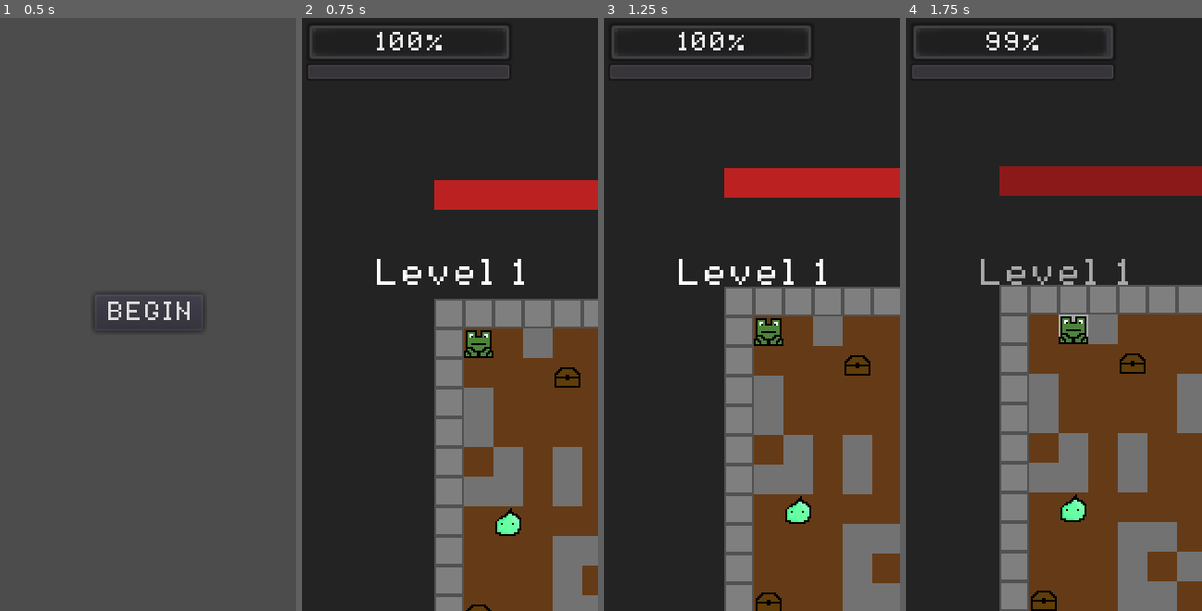
Above: before the commit, frames 1-4 (left to right).
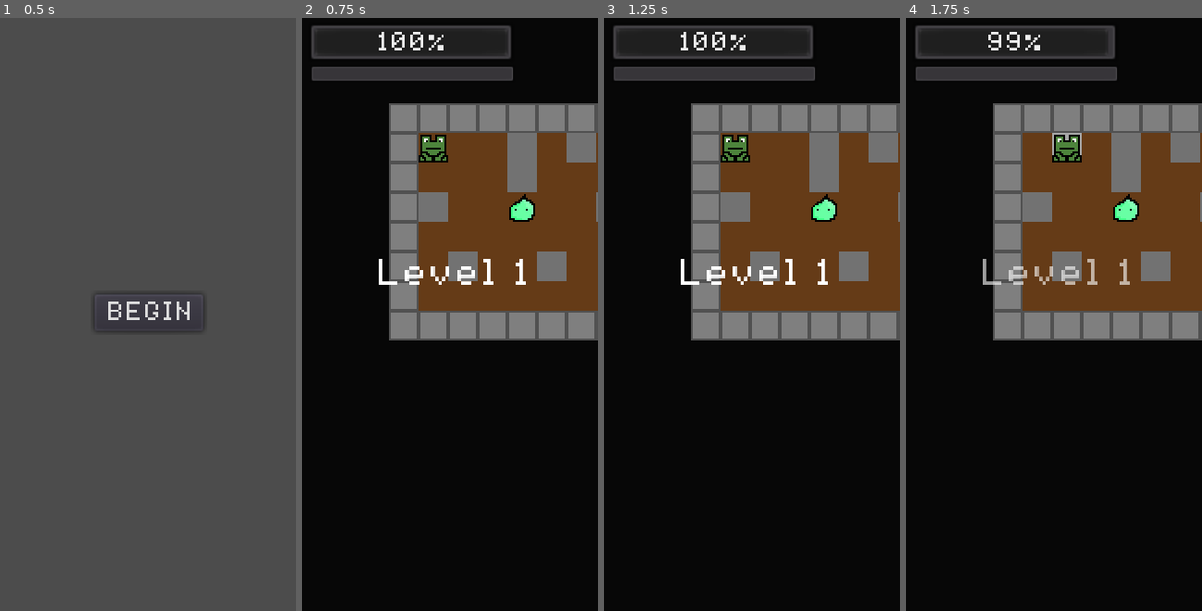
Above: after the commit, the same moments.

Repository: Nore5515/UnderRPG
Game: Godot game, scene res://TitleScene.tscn
Same seed, same stepped clock (60 frames per second), same inputs: the game is played once before the commit and once after it.
Inputs:
- Up to frame 1 (0.5 s): no input
- Up to frame 2 (0.75 s): click "BEGIN" at 0.5 s
- Up to frame 3 (1.25 s): no input
- Up to frame 4 (1.75 s): hold D (right) from 1.28 s (still down); hold Z (select) from 1.28 s (still down)

Frame 1 is identical in both runs. In frame 2, 92% of the frame differs, in the area x 0-100%, y 0-100%; in frame 3, 92%; in frame 4, 92%.

Commit message:
Scalable Map Size
Also camera limits for smoother camera controls but whateves

Diff:
--- a/Camera2D.gd
+++ b/Camera2D.gd
@@ -2,9 +2,9 @@
 
 
 onready var player = self.get_parent().get_node("Player")
-onready var ui = self.get_node("UI")
-onready var inv = self.get_node("UI").get_node("Inv")
-onready var selector = self.get_node("UI").get_node("Inv").get_node("Selector")
+onready var ui = self.get_parent().get_node("CanvasLayer").get_node("UI")
+onready var inv = ui.get_node("Inv")
+onready var selector = ui.get_node("Inv").get_node("Selector")
 const followSpeed = 4.0
 
 var selecting = false
@@ -19,10 +19,15 @@
 
 
 
+func updateLimits(newLimits: Vector2) -> void:
+	self.limit_right = newLimits.x
+	self.limit_bottom = newLimits.y
+
+
 # RUNS PRE ON-READY
 func levelTextStart(levelText) -> void:
-	self.get_node("UI").get_node("LevelText").text = levelText
-	self.get_node("UI").get_node("LevelText").get_node("LevelTextFadeoutTimer").start()
+	self.get_parent().get_node("CanvasLayer").get_node("UI").get_node("LevelText").text = levelText
+	self.get_parent().get_node("CanvasLayer").get_node("UI").get_node("LevelText").get_node("LevelTextFadeoutTimer").start()
 
 
 func moveSelect(dir: Vector2):
--- a/Main.tscn
+++ b/Main.tscn
@@ -10,6 +10,8 @@
 [node name="Main" type="Node2D"]
 
 [node name="TileManager" parent="." instance=ExtResource( 1 )]
+mapXRange = Vector2( 12, 20 )
+mapYRange = Vector2( 6, 12 )
 
 [node name="Player" parent="." instance=ExtResource( 2 )]
 position = Vector2( 16, 16 )
@@ -19,26 +21,29 @@
 "camera",
 ]]
 current = true
+limit_left = -47
+limit_top = -46
+limit_right = 362
+limit_bottom = 349
+editor_draw_limits = true
 script = ExtResource( 4 )
 
-[node name="UI" type="Control" parent="FollowCamera"]
-margin_left = -77.8119
-margin_top = -158.326
-margin_right = 78.0
-margin_bottom = 158.0
+[node name="CanvasLayer" type="CanvasLayer" parent="."]
+
+[node name="UI" type="Control" parent="CanvasLayer"]
+margin_left = 2.75355
+margin_top = 1.78177
+margin_right = 158.565
+margin_bottom = 318.108
 __meta__ = {
 "_edit_use_anchors_": false
 }
 
-[node name="HP" type="Label" parent="FollowCamera/UI"]
-visible = false
-margin_right = 40.0
-margin_bottom = 14.0
-custom_fonts/font = ExtResource( 5 )
-text = "Hello There!"
-
-[node name="DigBar" type="ProgressBar" parent="FollowCamera/UI"]
-margin_right = 112.025
+[node name="DigBar" type="ProgressBar" parent="CanvasLayer/UI"]
+anchor_left = 0.5
+anchor_right = 0.5
+margin_left = -78.2764
+margin_right = 33.7486
 margin_bottom = 22.1182
 custom_fonts/font = ExtResource( 5 )
 value = 50.0
@@ -46,10 +51,13 @@
 "_edit_use_anchors_": false
 }
 
-[node name="XPBar" type="ProgressBar" parent="FollowCamera/UI"]
-margin_top = 22.1182
-margin_right = 112.025
-margin_bottom = 32.0
+[node name="XPBar" type="ProgressBar" parent="CanvasLayer/UI"]
+anchor_left = 0.5
+anchor_right = 0.5
+margin_left = -77.1443
+margin_top = 23.0186
+margin_right = 34.8807
+margin_bottom = 32.9004
 rect_scale = Vector2( 0.993756, 1.02929 )
 custom_fonts/font = ExtResource( 5 )
 step = 1.0
@@ -59,7 +67,7 @@
 "_edit_use_anchors_": false
 }
 
-[node name="Inv" type="Panel" parent="FollowCamera/UI"]
+[node name="Inv" type="Panel" parent="CanvasLayer/UI"]
 visible = false
 anchor_left = 0.5
 anchor_top = 0.5
@@ -73,7 +81,7 @@
 "_edit_use_anchors_": false
 }
 
-[node name="HPPotions" type="Label" parent="FollowCamera/UI/Inv"]
+[node name="HPPotions" type="Label" parent="CanvasLayer/UI/Inv"]
 margin_left = 1.13916
 margin_top = 1.99354
 margin_right = 35.1392
@@ -85,12 +93,12 @@
 "_edit_use_anchors_": false
 }
 
-[node name="HealthPotion" type="Sprite" parent="FollowCamera/UI/Inv/HPPotions"]
+[node name="HealthPotion" type="Sprite" parent="CanvasLayer/UI/Inv/HPPotions"]
 position = Vector2( 15.6929, 5.30251 )
 scale = Vector2( 0.598236, 0.653727 )
 texture = ExtResource( 7 )
 
-[node name="HPPotions2" type="Label" parent="FollowCamera/UI/Inv"]
+[node name="HPPotions2" type="Label" parent="CanvasLayer/UI/Inv"]
 visible = false
 margin_left = 1.13916
 margin_top = 20.9224
@@ -103,18 +111,18 @@
 "_edit_use_anchors_": false
 }
 
-[node name="HealthPotion" type="Sprite" parent="FollowCamera/UI/Inv/HPPotions2"]
+[node name="HealthPotion" type="Sprite" parent="CanvasLayer/UI/Inv/HPPotions2"]
 visible = false
 modulate = Color( 0, 0.0156863, 1, 1 )
 position = Vector2( 15.6929, 5.30251 )
 scale = Vector2( 0.598236, 0.653727 )
 texture = ExtResource( 7 )
 
-[node name="Selector" type="Sprite" parent="FollowCamera/UI/Inv"]
+[node name="Selector" type="Sprite" parent="CanvasLayer/UI/Inv"]
 position = Vector2( -8.67667, 9.73781 )
 texture = ExtResource( 8 )
 
-[node name="LevelText" type="Label" parent="FollowCamera/UI"]
+[node name="LevelText" type="Label" parent="CanvasLayer/UI"]
 margin_right = 113.0
 margin_bottom = 193.0
 rect_scale = Vector2( 1.40503, 1.40503 )
@@ -128,13 +136,6 @@
 "_edit_use_anchors_": false
 }
 
-[node name="LevelTextFadeoutTimer" type="Timer" parent="FollowCamera/UI/LevelText"]
+[node name="LevelTextFadeoutTimer" type="Timer" parent="CanvasLayer/UI/LevelText"]
 one_shot = true
-
-[node name="Label" type="Label" parent="FollowCamera/UI"]
-margin_left = 1.95071
-margin_top = 23.8962
-margin_right = 41.9507
-margin_bottom = 37.8962
-custom_fonts/font = ExtResource( 5 )
-[connection signal="timeout" from="FollowCamera/UI/LevelText/LevelTextFadeoutTimer" to="FollowCamera" method="_on_LevelTextFadeoutTimer_timeout"]
+[connection signal="timeout" from="CanvasLayer/UI/LevelText/LevelTextFadeoutTimer" to="FollowCamera" method="_on_LevelTextFadeoutTimer_timeout"]
--- a/TileManager.gd
+++ b/TileManager.gd
@@ -3,7 +3,7 @@
 
 var tiles
 onready var player = self.get_parent().get_node("Player")
-onready var camera = get_tree().get_nodes_in_group("camera")[0]
+onready var camera: Camera2D = get_tree().get_nodes_in_group("camera")[0]
 onready var tilemap: TileMap = self.get_node("TileMap")
 onready var chests = get_tree().get_nodes_in_group("chest")
 onready var chest = load("res://Chest.tscn")
@@ -29,9 +29,11 @@
 
 var rng = RandomNumberGenerator.new()
 
-# 22x18
+# 22x18 is default
 var potentialMap
 var mapSize = Vector2(22,18)
+export (Vector2) var mapXRange
+export (Vector2) var mapYRange
 var rockChance = 0.25
 var slimeChance = 0.01
 var chestChance = 0.01
@@ -39,6 +41,16 @@
 onready var deathY# = tilemap.world_to_map(self.get_node("Red").position).y
 var initDeathY = -5
 
+
+
+func updateMapSizes() -> void:
+	if mapXRange != Vector2() && mapYRange != Vector2():
+		mapSize.x = rng.randi_range(mapXRange.x, mapXRange.y)
+		mapSize.y = rng.randi_range(mapYRange.x, mapYRange.y)
+		var betterMapSize = mapSize
+		betterMapSize.x += 4
+		betterMapSize.y += 4
+		camera.updateLimits(betterMapSize * 16)
 
 
 func addSlime(mapLoc: Vector2) -> void:
@@ -170,6 +182,7 @@
 
 func updateWithNewMap():
 	tilemap.clear()
+	updateMapSizes()
 	potentialMap = create2DArray(mapSize)
 	slimes = get_tree().get_nodes_in_group("slime")
 	chests = get_tree().get_nodes_in_group("chest")
@@ -186,6 +199,7 @@
 
 func _ready():
 	rng.randomize()
+	updateMapSizes()
 	player.setPosition()
 	player.updateFromGlobal()
 	readyChests()
--- a/TileManager.tscn
+++ b/TileManager.tscn
@@ -185,6 +185,7 @@
 script = ExtResource( 1 )
 
 [node name="BigBG" type="Sprite" parent="."]
+modulate = Color( 0.211765, 0.211765, 0.211765, 1 )
 position = Vector2( 180.272, 136.809 )
 scale = Vector2( 402.39, 402.39 )
 texture = ExtResource( 7 )
